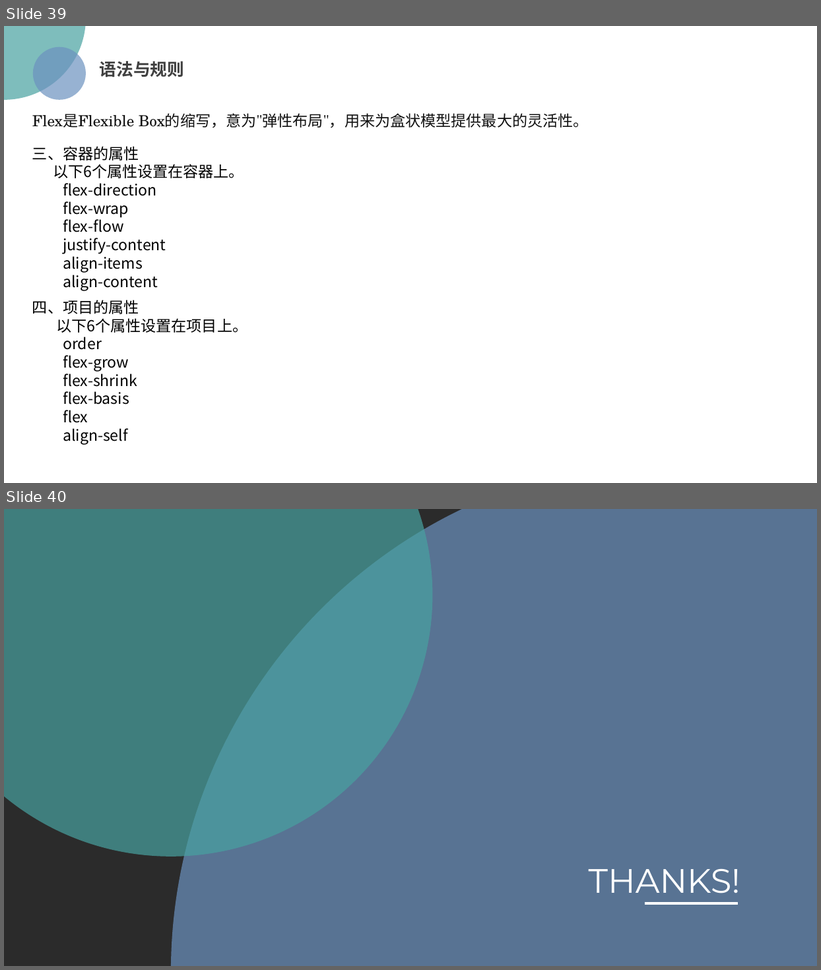
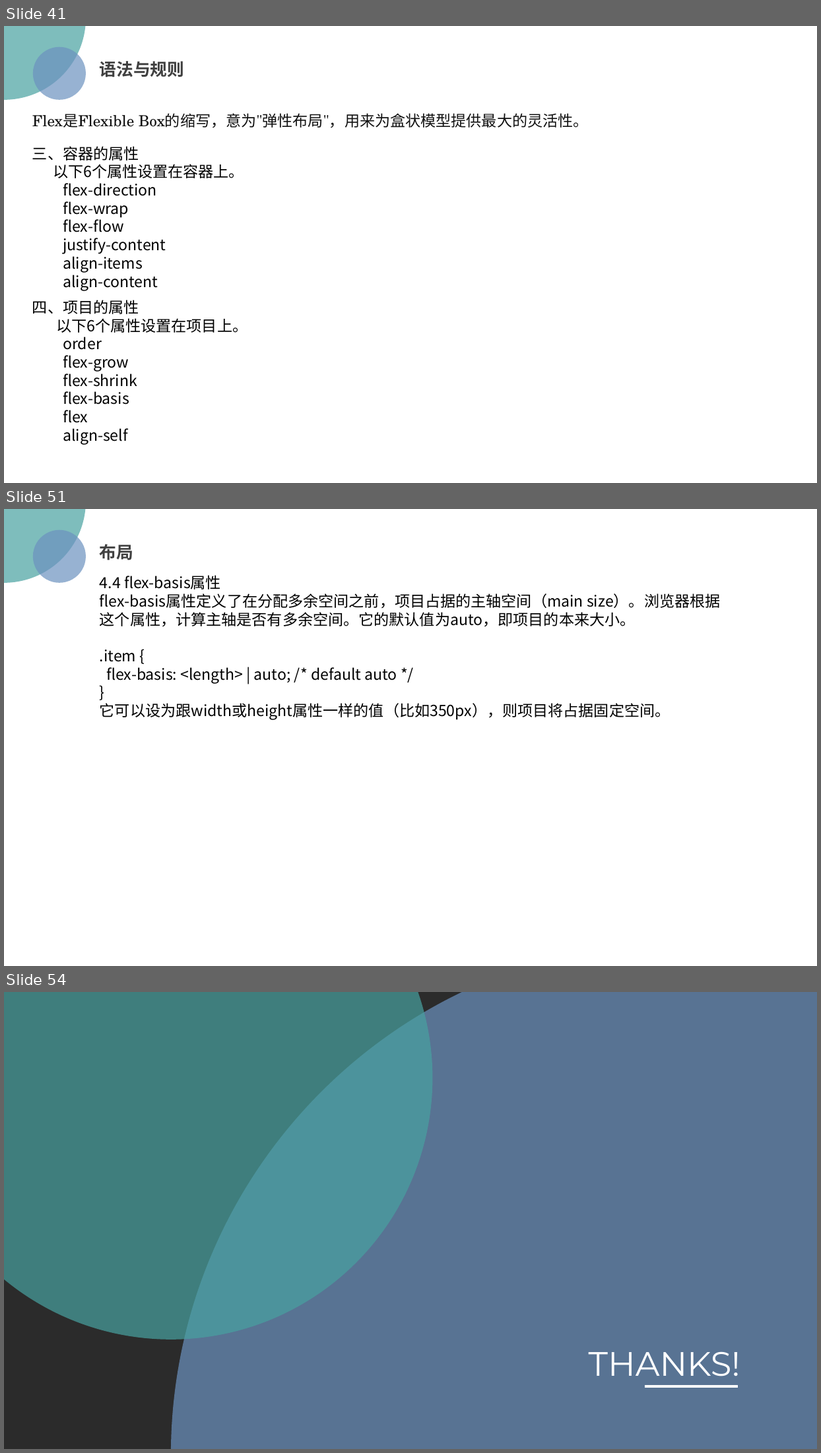
Before and after one commit to chutou/cssDemo, a slide deck: css 趣味之旅.pptx. Shown one above the other, each under a label of ours: slides 39 and 40 before the commit, slides 41, 51 and 54 after it; the slides between them are not shown. The pictures are 821x970 and 821x1453 pixels, drawn with LibreOffice and Linux fonts; fonts in the diff are those of the drawing; background and template pictures are left out; a plain dark background stands for a picture behind light text. Boxes give left, top, right and bottom in pixels: in the first picture for what was removed or moved away, otherwise in the second. Text is boxed around its words. In the diff, an @@ line names an element or a change of style, - is before the commit and + after.

```diff
--- a/css 趣味之旅.pptx
+++ b/css 趣味之旅.pptx
@@ slide 51 added at <box>4,509,817,966</box>, background picture (left out) @@
@@ ellipse added at <box>4,509,86,583</box>, fill #48A2A0 at 70% opacity @@
@@ ellipse added at <box>32,529,86,583</box>, fill #6C92C0 at 70% opacity @@
@@ text added at <box>100,544,133,560</box>, 20 pt, text #404040, bold @@
+布局
@@ text added at <box>100,575,720,720</box>, 18 pt, text #000000 @@
+4.4 flex-basis属性
+flex-basis属性定义了在分配多余空间之前，项目占据的主轴空间（main size）。浏览器根据这个属性，计算主轴是否有多余空间。它的默认值为auto，即项目的本来大小。
+.item {
+flex-basis: <length> | auto; /* default auto */
+}
+它可以设为跟width或height属性一样的值（比如350px），则项目将占据固定空间。
@@ what was slide 39 is now slide 41 @@
@@ what was slide 40 is now slide 54 @@
```
Also in this commit, not shown: 3 slides changed, 13 other slides added, 11 other files.
